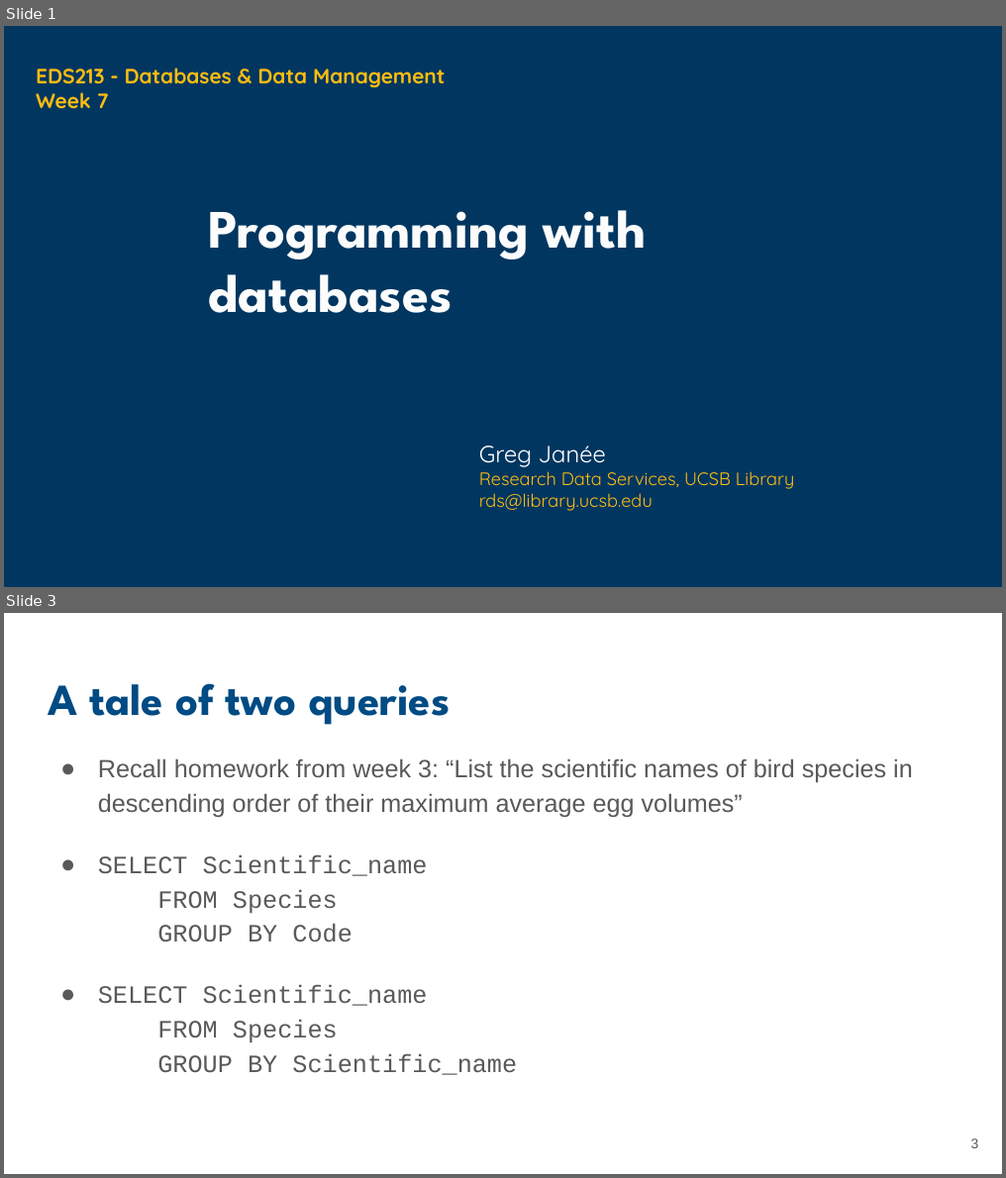
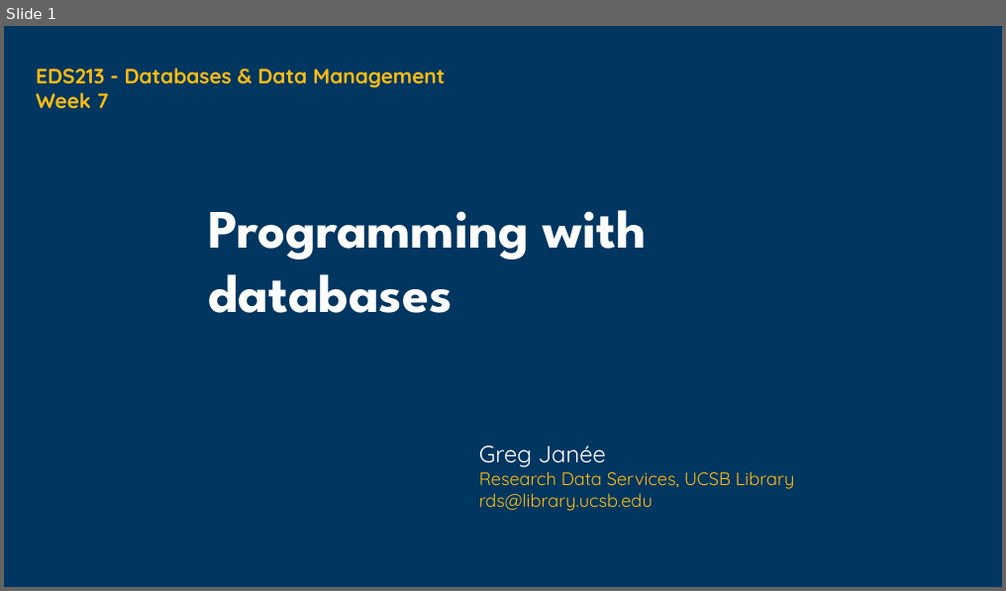
Before and after one commit to UCSB-Library-Research-Data-Services/bren-eds213, a slide deck: modules/week06/slides-06.pptx. Shown one above the other, each under a label of ours: slides 1 and 3 before the commit, slide 1 after it; the slides between them are not shown. The pictures are 1006x1178 and 1006x591 pixels, drawn with LibreOffice and Linux fonts; fonts in the diff are those of the drawing; background and template pictures are left out. Boxes give left, top, right and bottom in pixels: in the first picture for what was removed or moved away, otherwise in the second. Text is boxed around its words. In the diff, an @@ line names an element or a change of style, - is before the commit and + after.

Commit message:
Add/update week 6

```diff
--- a/modules/week06/slides-06.pptx
+++ b/modules/week06/slides-06.pptx
@@ slide 3 removed at (x1=4, y1=613, x2=1002, y2=1174), background #FFFFFF @@
@@ title removed at (x1=48, y1=683, x2=450, y2=725) @@
-A tale of two queries
@@ text removed at (x1=98, y1=759, x2=913, y2=1075) @@
-● Recall homework from week 3: “List the scientific names of bird species in descending order of their maximum average egg volumes”
-● SELECT Scientific_name
-  FROM Species
-  GROUP BY Code
-● SELECT Scientific_name
-  FROM Species
-  GROUP BY Scientific_name
@@ page number removed at (x1=971, y1=1139, x2=979, y2=1149) @@
-3
```
Also in this commit, not shown: 2 slides changed, 1 slide added, 3 other slides removed, 11 other files.
